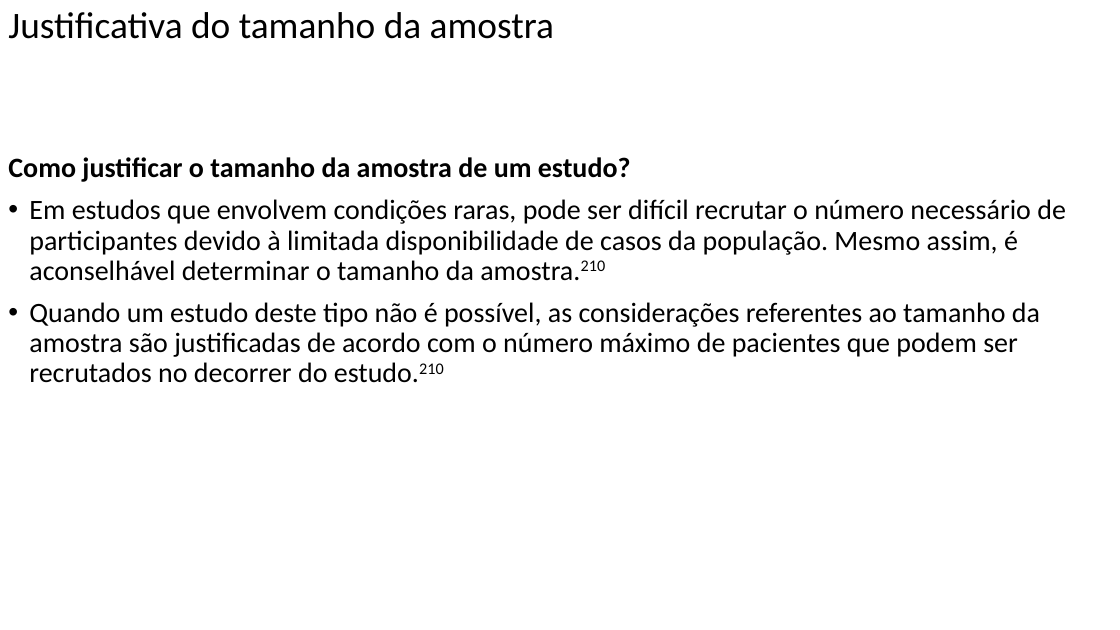
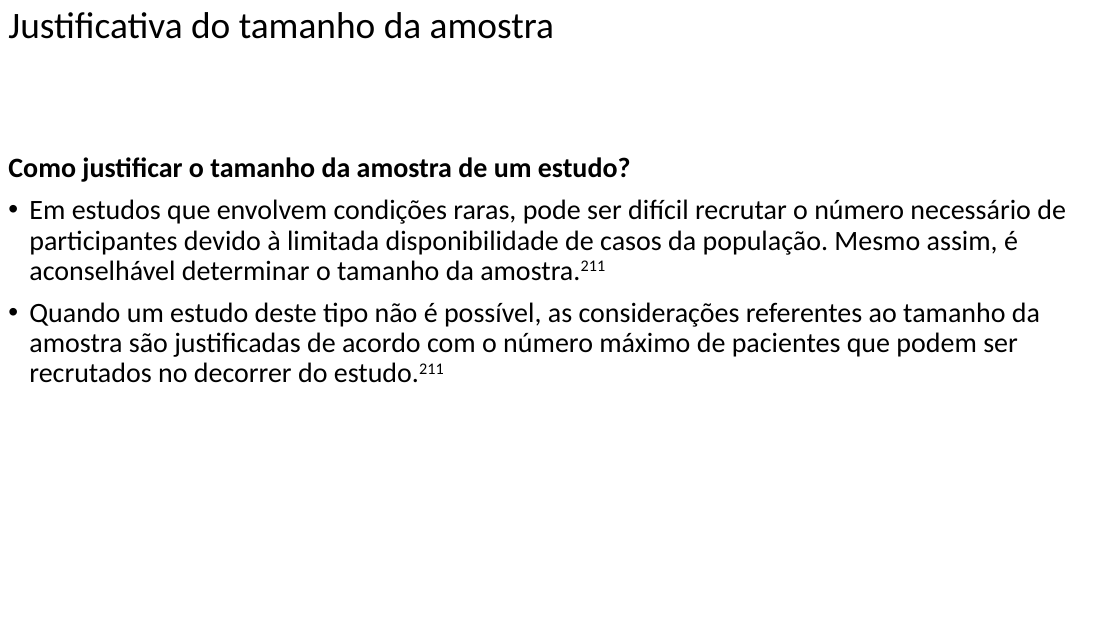
Before and after one commit to FerreiraAS/Ciencia-com-R, a slide deck: slide 131 of docs/Ciencia-com-R.pptx. Drawn at 1120x630 pixels with LibreOffice and Linux fonts; fonts in the diff are those of the drawing. Boxes give left, top, right and bottom in pixels: in the first picture for what was removed or moved away, otherwise in the second. Text is boxed around its words. In the diff, an @@ line names an element or a change of style, - is before the commit and + after.

```diff
--- a/docs/Ciencia-com-R.pptx
+++ b/docs/Ciencia-com-R.pptx
@@ text at (29, 199, 1066, 383): text changed @@
-• Em estudos que envolvem condições raras, pode ser difícil recrutar o número necessário de participantes devido à limitada disponibilidade de casos da população. Mesmo assim, é aconselhável determinar o tamanho da amostra.210
-• Quando um estudo deste tipo não é possível, as considerações referentes ao tamanho da amostra são justificadas de acordo com o número máximo de pacientes que podem ser recrutados no decorrer do estudo.210
+• Em estudos que envolvem condições raras, pode ser difícil recrutar o número necessário de participantes devido à limitada disponibilidade de casos da população. Mesmo assim, é aconselhável determinar o tamanho da amostra.211
+• Quando um estudo deste tipo não é possível, as considerações referentes ao tamanho da amostra são justificadas de acordo com o número máximo de pacientes que podem ser recrutados no decorrer do estudo.211
```
Also in this commit, not shown: 31 other slides changed, 37 other files.
